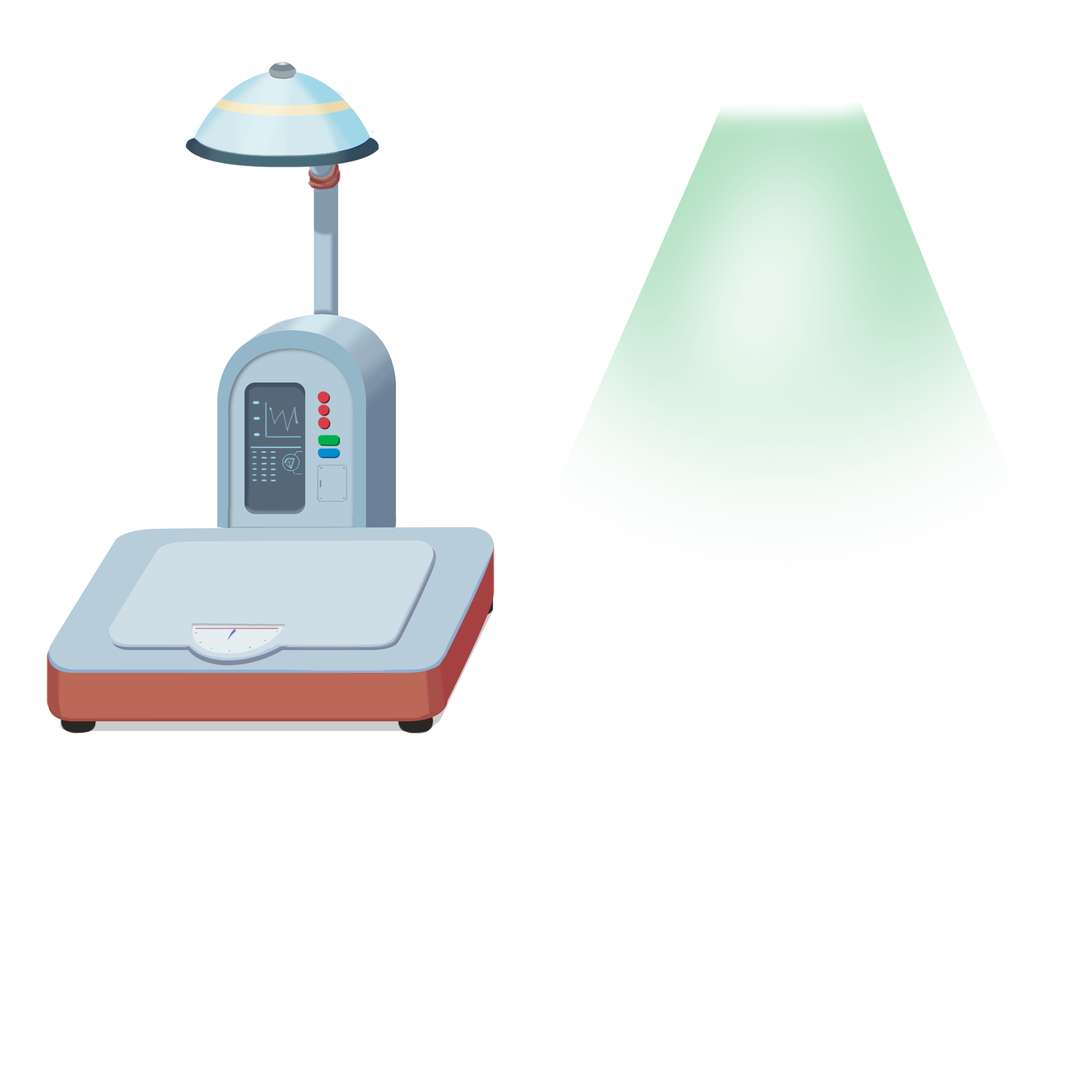
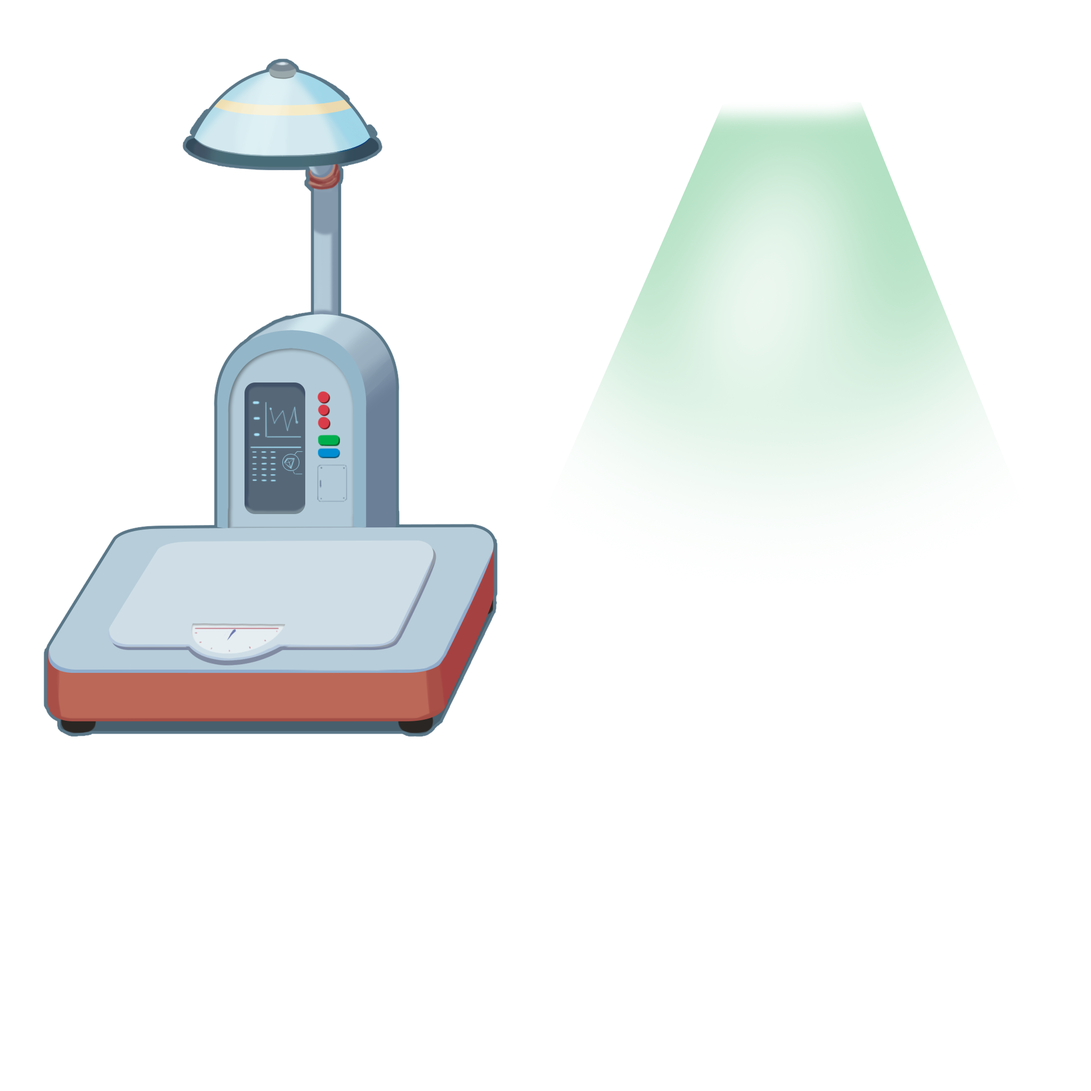
Layer changes from the first 1091 × 1091 image to the second:
added group "Group 1" with 15 layers above "Layer 15" over [46,61,496,735]
moved "Layer 10" into group "Group 1" over [268,61,298,73]
moved "Layer 11" into group "Group 1" over [193,69,371,157]
moved "Layer 9 copy 2" into group "Group 1" over [185,70,380,168]
moved "Layer 5" into group "Group 1" over [46,527,496,735]
moved "Layer 3 copy 2" into group "Group 1" over [224,348,363,529]
moved "Layer 3 copy" into group "Group 1" over [216,329,366,529]
moved "Layer 3" into group "Group 1" over [235,313,398,529]
moved "Layer 7" into group "Group 1" over [276,85,334,179]
moved "Layer 8" into group "Group 1" over [306,163,342,191]
moved "Layer 6" into group "Group 1" over [312,163,339,317]
moved "Layer 16" into group "Group 1" over [59,582,493,735]
